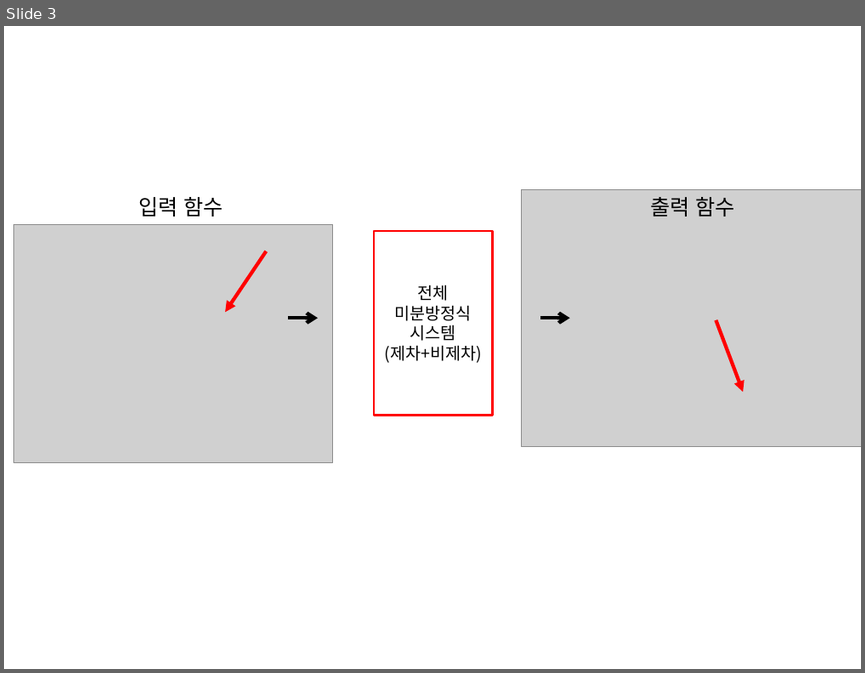
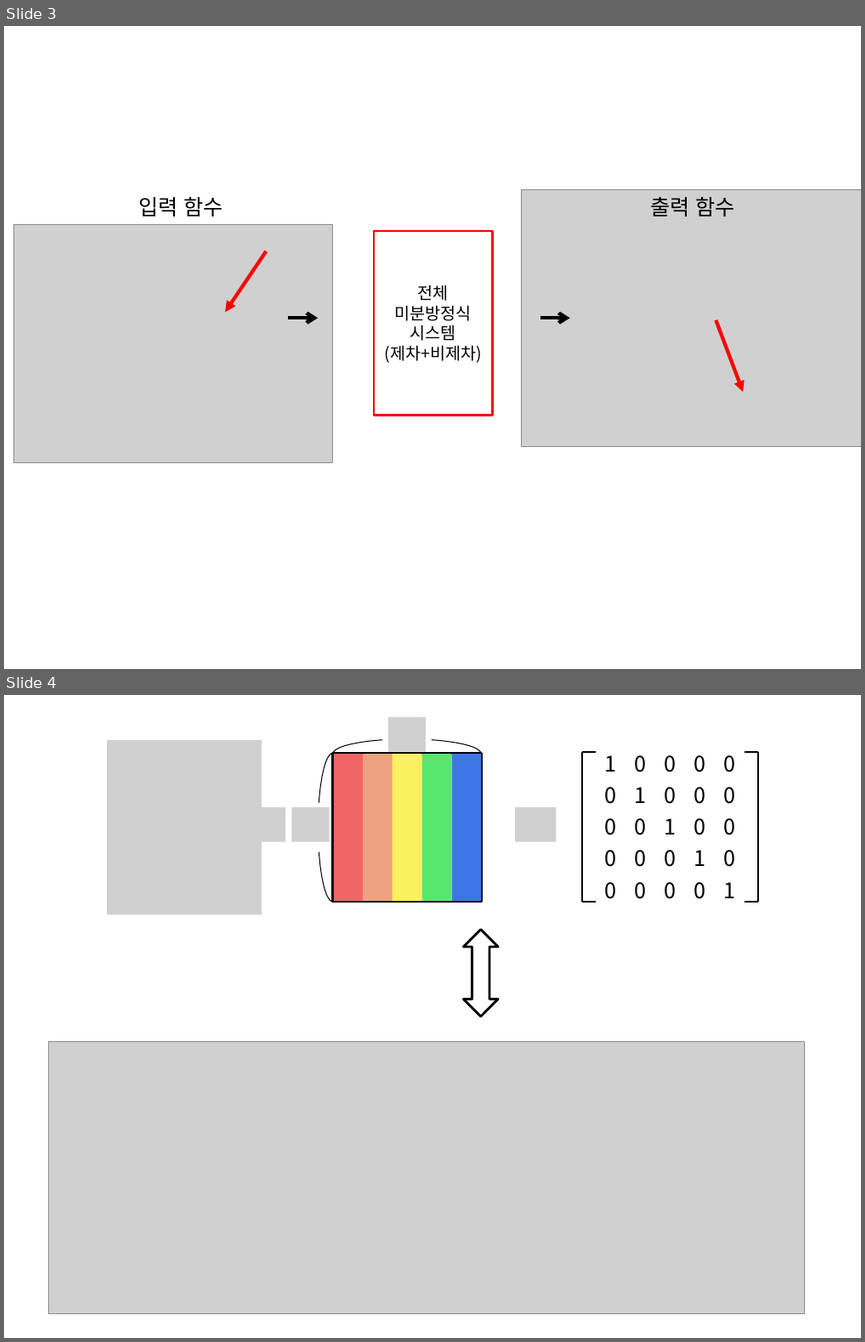
Before and after one commit to answeredbyablemind/answeredbyablemind.github.io, a slide deck: pics/2021-06-09-Greens_function/pics.pptx. Shown one above the other, each under a label of ours: slide 3 before the commit, slides 3 and 4 after it. The pictures are 865x673 and 865x1342 pixels, drawn with LibreOffice and Linux fonts; fonts in the diff are those of the drawing; grey boxes stand for pictures; background and template pictures are left out. Boxes give left, top, right and bottom in pixels: in the first picture for what was removed or moved away, otherwise in the second. Text is boxed around its words. In the diff, an @@ line names an element or a change of style, - is before the commit and + after.

```diff
--- a/pics/2021-06-09-Greens_function/pics.pptx
+++ b/pics/2021-06-09-Greens_function/pics.pptx
@@ slide 4 added at bbox=[4, 695, 861, 1338], background #FFFFFF @@
@@ picture added at bbox=[388, 717, 426, 752] @@
@@ picture added at bbox=[107, 740, 262, 915] @@
@@ arc (boxed as its full ellipse) added at bbox=[333, 739, 481, 768], outline #000000 0.75 pt @@
@@ arc (boxed as its full ellipse) added at bbox=[333, 739, 481, 768], outline #000000 0.75 pt @@
@@ arc (boxed as its full ellipse) added at bbox=[318, 754, 347, 902], outline #000000 0.75 pt @@
@@ arc (boxed as its full ellipse) added at bbox=[318, 754, 347, 902], outline #000000 0.75 pt @@
@@ rectangle added at bbox=[333, 754, 481, 902], fill #FFFFFF, outline #000000 2 pt @@
@@ rectangle added at bbox=[334, 754, 364, 901], fill #F16565 @@
@@ rectangle added at bbox=[364, 754, 393, 901], fill #EEA17E @@
@@ rectangle added at bbox=[392, 754, 422, 901], fill #FBF05F @@
@@ rectangle added at bbox=[421, 754, 452, 901], fill #57E76F @@
@@ rectangle added at bbox=[452, 754, 482, 901], fill #3D76E7 @@
@@ line added from (582, 752) to (582, 902), #000000 1.5 pt @@
@@ line added from (582, 753) to (596, 753), #000000 1.5 pt @@
@@ line added from (758, 753) to (744, 753), #000000 1.5 pt @@
@@ line added from (758, 752) to (758, 902), #000000 1.5 pt @@
@@ picture added at bbox=[245, 807, 285, 841] @@
@@ picture added at bbox=[292, 807, 330, 841] @@
@@ picture added at bbox=[515, 807, 556, 841] @@
@@ group added at bbox=[605, 755, 617, 899]: 5 texts @@
+1
+0
+0
+0
+0
@@ group added at bbox=[635, 755, 647, 899]: 5 texts @@
+0
+1
+0
+0
+0
@@ group added at bbox=[664, 755, 676, 899]: 5 texts @@
+0
+0
+1
+0
+0
@@ group added at bbox=[693, 755, 705, 899]: 5 texts @@
+0
+0
+0
+1
+0
@@ group added at bbox=[723, 755, 735, 898]: 5 texts @@
+0
+0
+0
+0
+1
@@ line added from (582, 902) to (596, 902), #000000 1.5 pt @@
@@ line added from (758, 902) to (744, 902), #000000 1.5 pt @@
@@ left right arrow added at bbox=[464, 929, 499, 1016], fill #FFFFFF, outline #000000 2 pt @@
@@ picture added at bbox=[49, 1041, 805, 1314] @@
```
Also in this commit, not shown: 4 other files.
